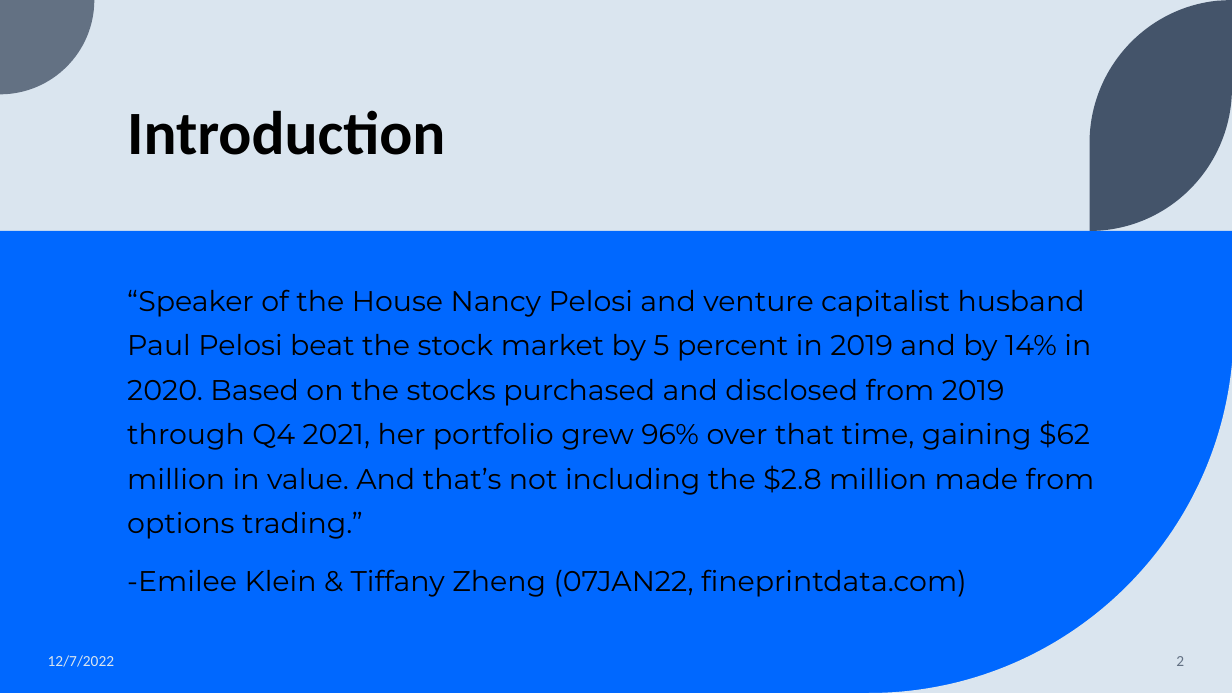
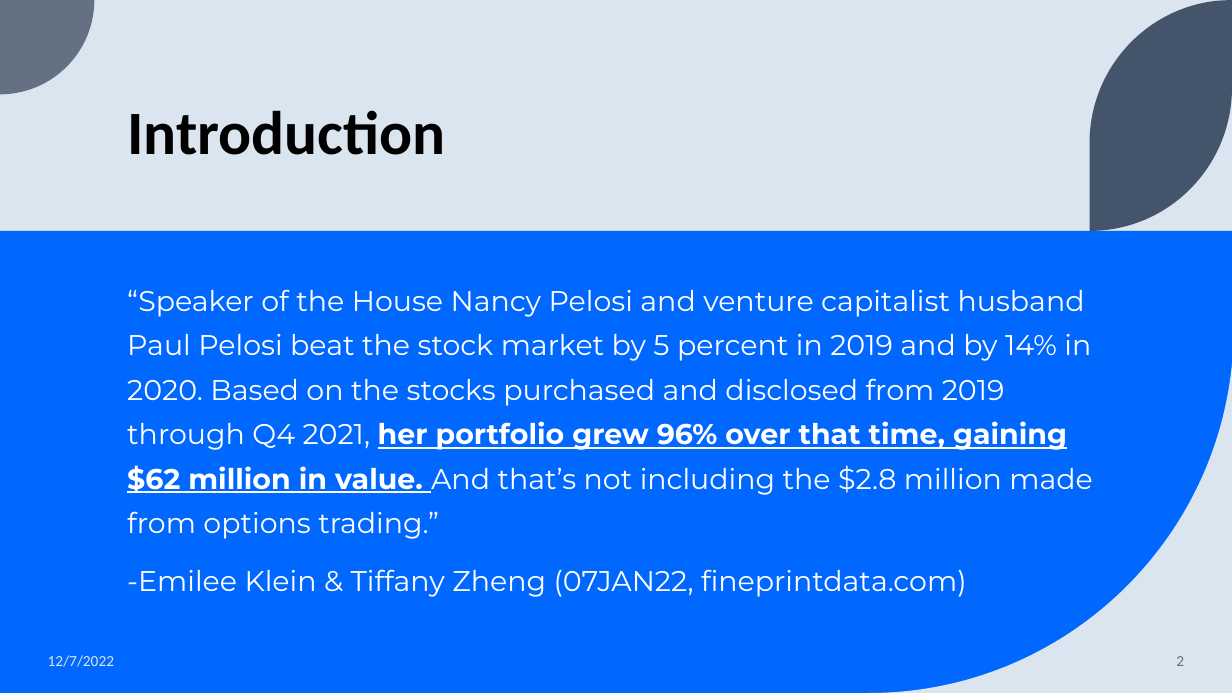
Before and after one commit to ccabes15/Congression_Trading, a slide deck: slide 2 of Presentation/Stock_Trading_Cabrey.pptx. Drawn at 1232x693 pixels with LibreOffice and Linux fonts; fonts in the diff are those of the drawing. Boxes give left, top, right and bottom in pixels: in the first picture for what was removed or moved away, otherwise in the second. Text is boxed around its words. In the diff, an @@ line names an element or a change of style, - is before the commit and + after.

```diff
--- a/Presentation/Stock_Trading_Cabrey.pptx
+++ b/Presentation/Stock_Trading_Cabrey.pptx
@@ text "“Speaker of the House Nancy ..." at [127,289,1093,597]: text colour #000000 to #FFFFFF; bold on, underline on in "her portfolio grew 96% over that time, ..." @@
```
Also in this commit, not shown: 6 other slides changed, 1 other file.
